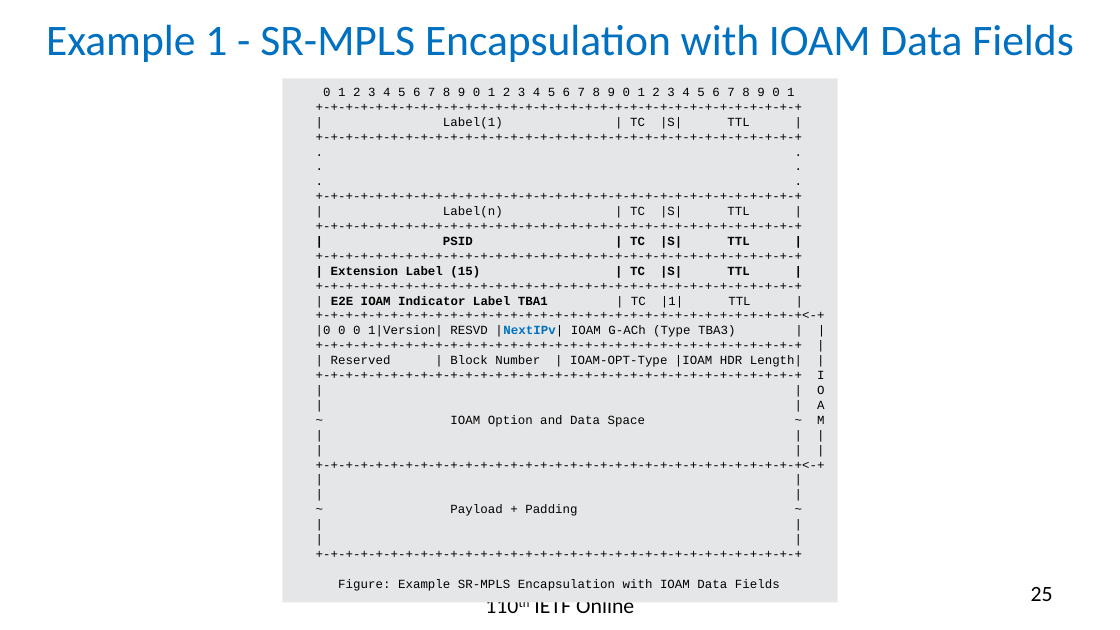
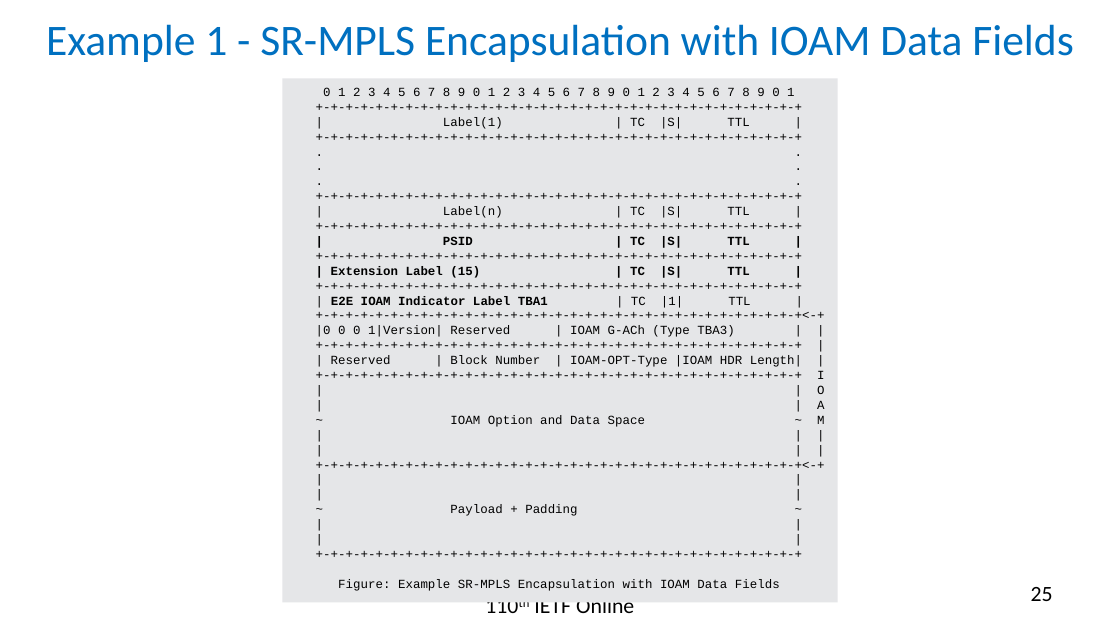
Before and after one commit to rakgandhi/ietf-slides, a slide deck: slide 25 of draft-gandhi-mpls-ioam-sr-06.pptx. Drawn at 1120x630 pixels with LibreOffice and Linux fonts; fonts in the diff are those of the drawing. Boxes give left, top, right and bottom in pixels: in the first picture for what was removed or moved away, otherwise in the second. Text is boxed around its words. In the diff, an @@ line names an element or a change of style, - is before the commit and + after.

```diff
--- a/draft-gandhi-mpls-ioam-sr-06.pptx
+++ b/draft-gandhi-mpls-ioam-sr-06.pptx
@@ text in rectangle at <box>316,326,734,337</box>: text changed @@
-|0 0 0 1|Version| RESVD |NextIPv| IOAM G-ACh (Type TBA3) | |
+|0 0 0 1|Version| Reserved | IOAM G-ACh (Type TBA3) | |
```
Also in this commit, not shown: 10 other slides changed.
